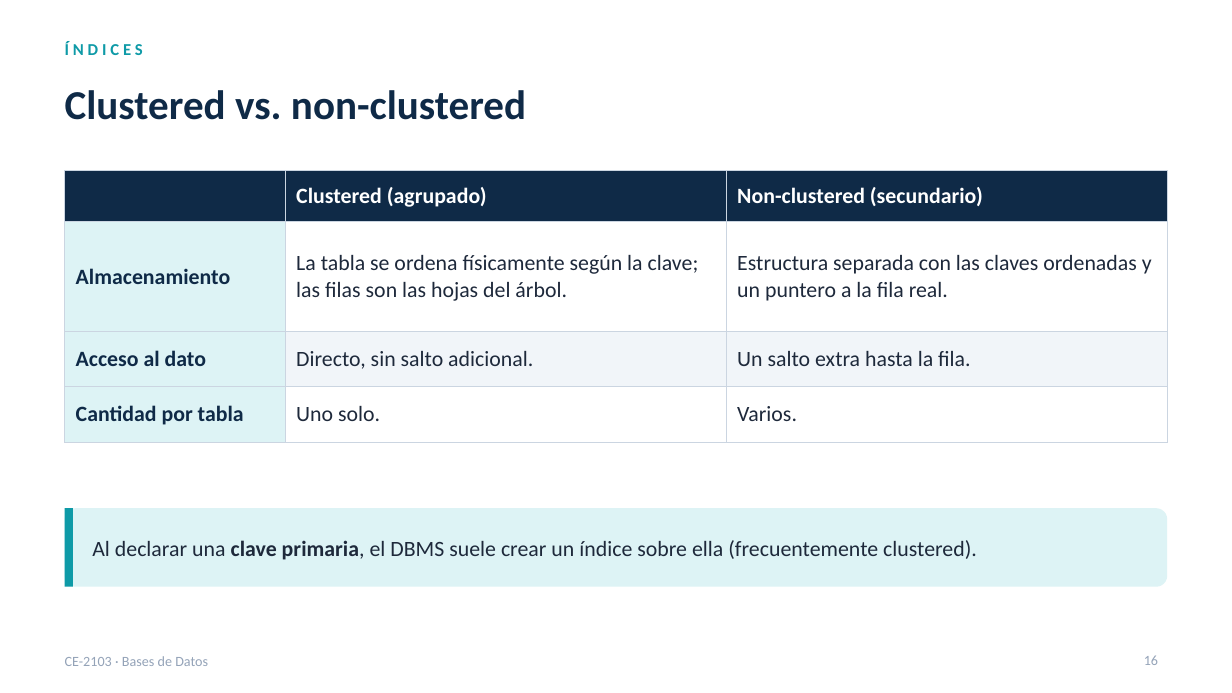
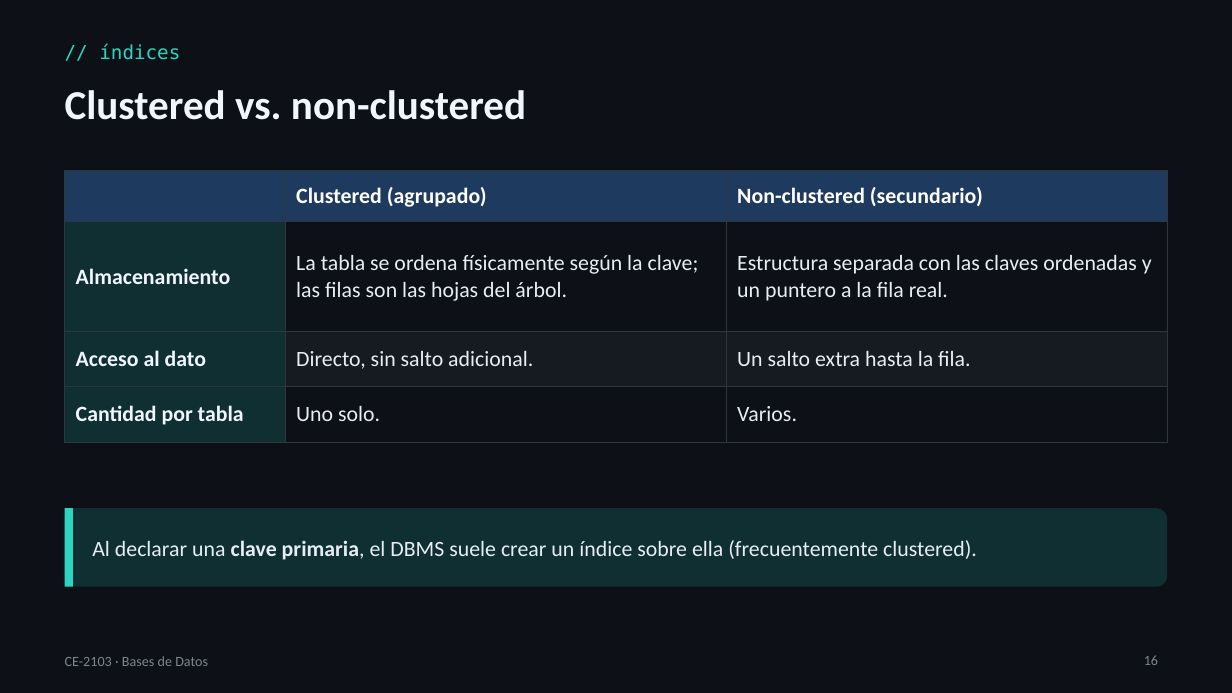
Before and after one commit to itcr-computer-engineering/data-structures-and-algorithms, a slide deck: slide 16 of presentaciones/ce-2103/Lección 08 - Bases de Datos.pptx. Drawn at 1232x693 pixels with LibreOffice and Linux fonts; fonts in the diff are those of the drawing. Boxes give left, top, right and bottom in pixels: in the first picture for what was removed or moved away, otherwise in the second. Text is boxed around its words. In the diff, an @@ line names an element or a change of style, - is before the commit and + after.

```diff
--- a/presentaciones/ce-2103/Lección 08 - Bases de Datos.pptx
+++ b/presentaciones/ce-2103/Lección 08 - Bases de Datos.pptx
@@ background #FFFFFF to #0D1117 @@
@@ text "// índices" at box(99, 44, 180, 60): vertical alignment top to middle @@
@@ text at box(99, 44, 180, 60): text changed; size 13 to 15 pt; font Calibri to DejaVu Sans Mono; text colour #0E9AA7 to #2DD4BF; bold off @@
-ÍNDICES
+// índices
@@ text "Clustered vs. non-clustered" at box(65, 90, 526, 120): text colour #0F2A47 to #F0F6FC @@
@@ table at box(65, 171, 1167, 429) @@
@@ fill #0F2A47 to #1F3A5F in row 1 @@
@@ fill #DDF3F5 to #0F2F33 in 3 cells @@
@@ fill #FFFFFF to #0D1117 in 4 cells @@
@@ fill #F1F5F9 to #161B22 in 2 cells @@
@@ text colour #0F2A47 to #F0F6FC in "Almacenamiento", "Acceso al dato", "Cantidad por tabla" @@
@@ text colour #1E293B to #E6EDF3 in "La tabla se ordena físicamente según la ...", "Estructura separada con las claves ordenadas y ...", "Directo, sin salto adicional.", "Un salto extra hasta la fila." and 2 more places @@
@@ borders changed @@
@@ rounded rectangle at box(65, 508, 1167, 587): fill #DDF3F5 to #0F2F33 @@
@@ rectangle at box(65, 508, 73, 587): fill #0E9AA7 to #2DD4BF @@
@@ text "Al declarar una clave primaria, ..." at box(92, 540, 977, 560): text colour #1E293B to #E6EDF3 @@
@@ text "CE-2103 · Bases de Datos" at box(65, 656, 208, 666): text colour #94A3B8 to #7D8590 @@
@@ page number at box(1144, 655, 1158, 665): text colour #94A3B8 to #7D8590 @@
```
Also in this commit, not shown: 29 other slides changed, 11 slides added, 8 other files.
